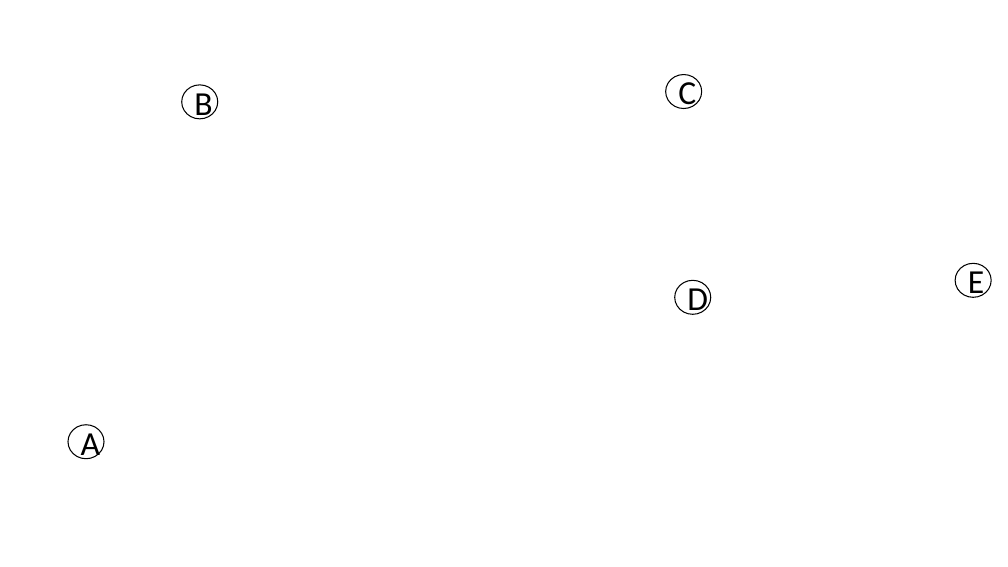
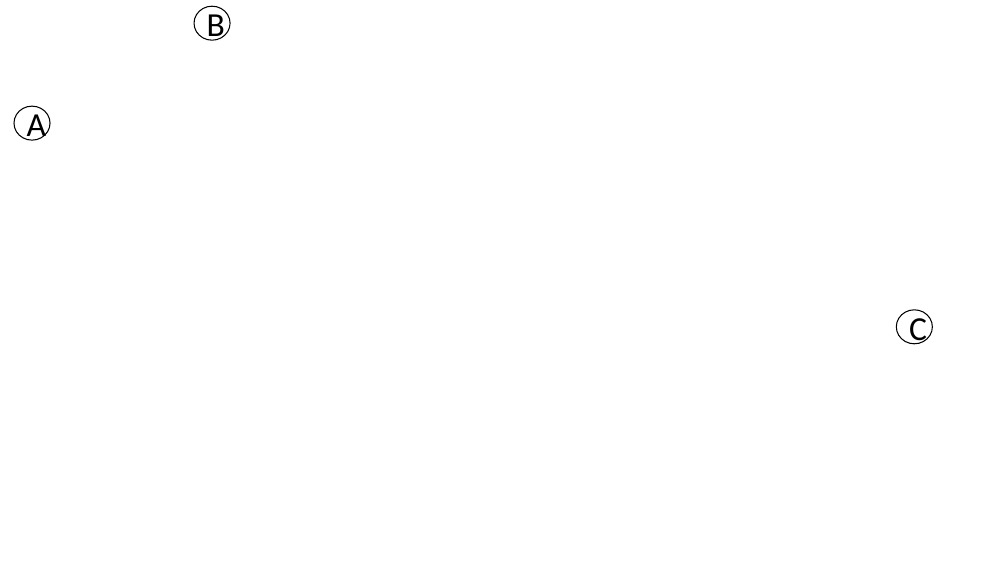
Before and after one commit to bhavyaghai/WordBias, a slide deck: slide 1 of figures/ppt2.pptx. Drawn at 1008x567 pixels with LibreOffice and Linux fonts; fonts in the diff are those of the drawing; background and template pictures are left out. Boxes give left, top, right and bottom in pixels: in the first picture for what was removed or moved away, otherwise in the second. Text is boxed around its words. In the diff, an @@ line names an element or a change of style, - is before the commit and + after.

```diff
--- a/figures/ppt2.pptx
+++ b/figures/ppt2.pptx
@@ ellipse "B": place and size @@
-ellipse "B" at (181,85,218,119)
+ellipse "B" at (194,6,231,40)
@@ ellipse "A": place and size @@
-ellipse "A" at (68,425,104,459)
+ellipse "A" at (14,106,50,140)
@@ ellipse removed at (955,263,991,297) @@
-E
@@ ellipse removed at (675,281,711,315) @@
-D
@@ ellipse "C": place and size @@
-ellipse "C" at (666,75,702,109)
+ellipse "C" at (897,310,933,344)
```
Also in this commit, not shown: 3 other files.
